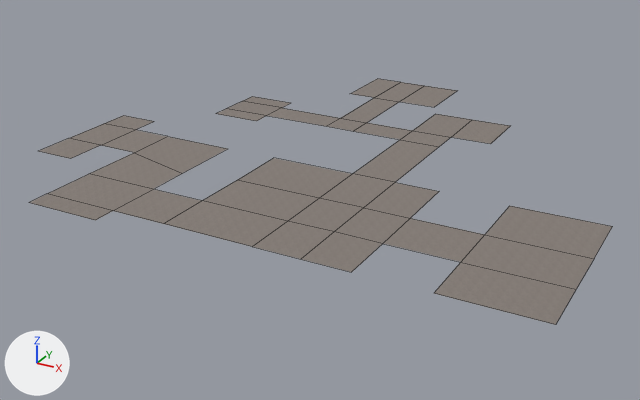
The OBJ model pro_builder_test/Assets/ProgrammerSample/SampleScene/Mockver3/Road/Road_00.obj, before and after one commit.
Both versions are drawn from a 50 mm camera at (31.9, -70.9, 28.8) aimed at (-4.4, -4.9, -4.2). Every picture has the same lights, and +X, +Y and +Z are marked at lower left. Mesh edges are drawn as thin lines. Where no turn or scale is listed for an object, it has been applied to the vertices.

Before the edit, the objects in view are built like this:
```python
me_road_00 = bpy.data.meshes.new('Road_00')
me_road_00.from_pydata(...)  # 70 vertices, 36 faces; spans x -28.0..22.0, y -25.0..21.0, z 0.0
me_road_00.materials.append(mat_ground)
ob_road_00 = bpy.data.objects.new('Road_00', me_road_00)
ob_road_00.location = (0.0, 0.0, 0.0)
```
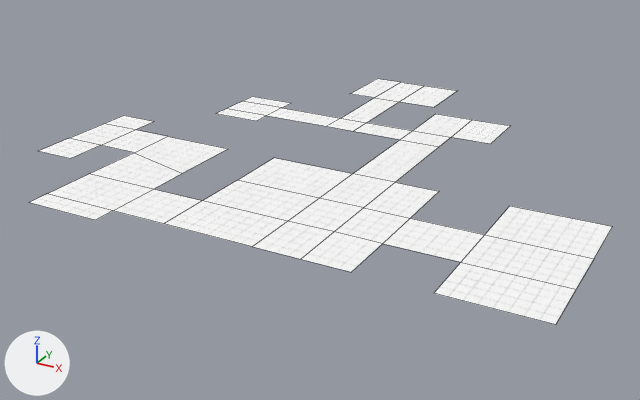
The change, as a list of edits to the scene's bpy script:
```text
Add img_gridbox_default_png:
    img_gridbox_default_png = load_image('GridBox_Default.png', 'GridBox_Default.png', 512, 512, 'sRGB')
Add mat_probuilderdefault:
    mat_probuilderdefault = principled_material('ProBuilderDefault')
    mat_probuilderdefault.texture = img_gridbox_default_png
    mat_probuilderdefault.roughness = 1.0
Change me_road_00:
    where me_road_00.from_pydata(...)  # 70 vertices, 36 faces; spans x -28.0..22.0, y -25.0..21.0, z 0.0
    remove me_road_00.materials.append(mat_ground)
    add me_road_00.materials.append(mat_probuilderdefault)  # picture img_gridbox_default_png
```

Location of each change, [x1, y1, x2, y2] in pixels of the pictures (640 x 400 px):
'Road_00', recoloured (grey to white): [29, 79, 613, 325] in both
